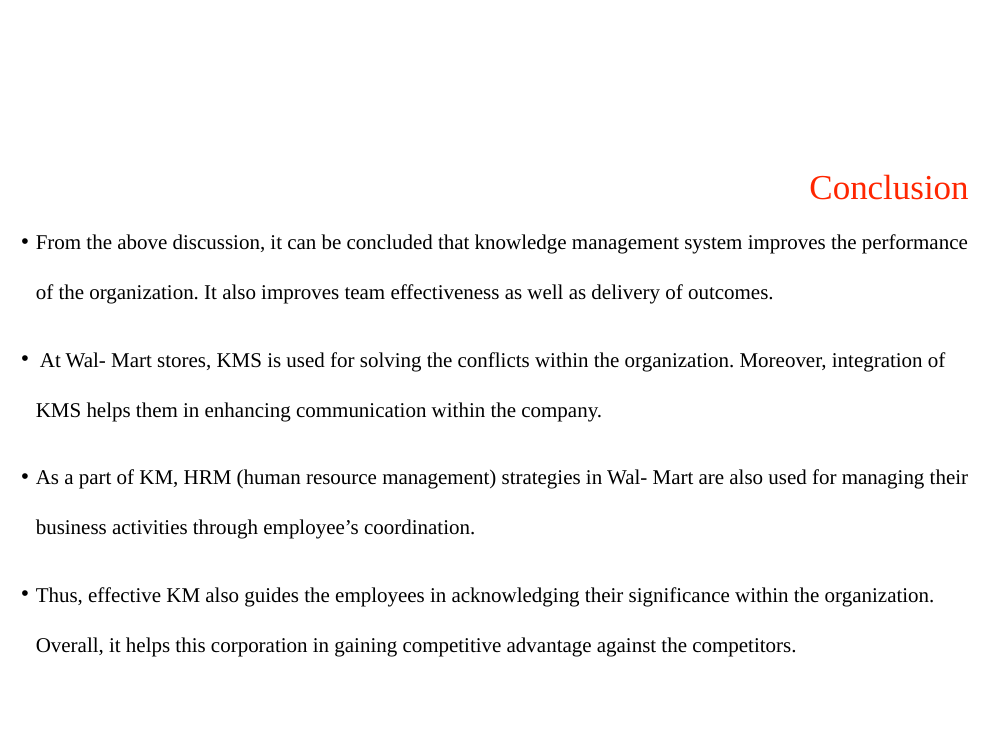
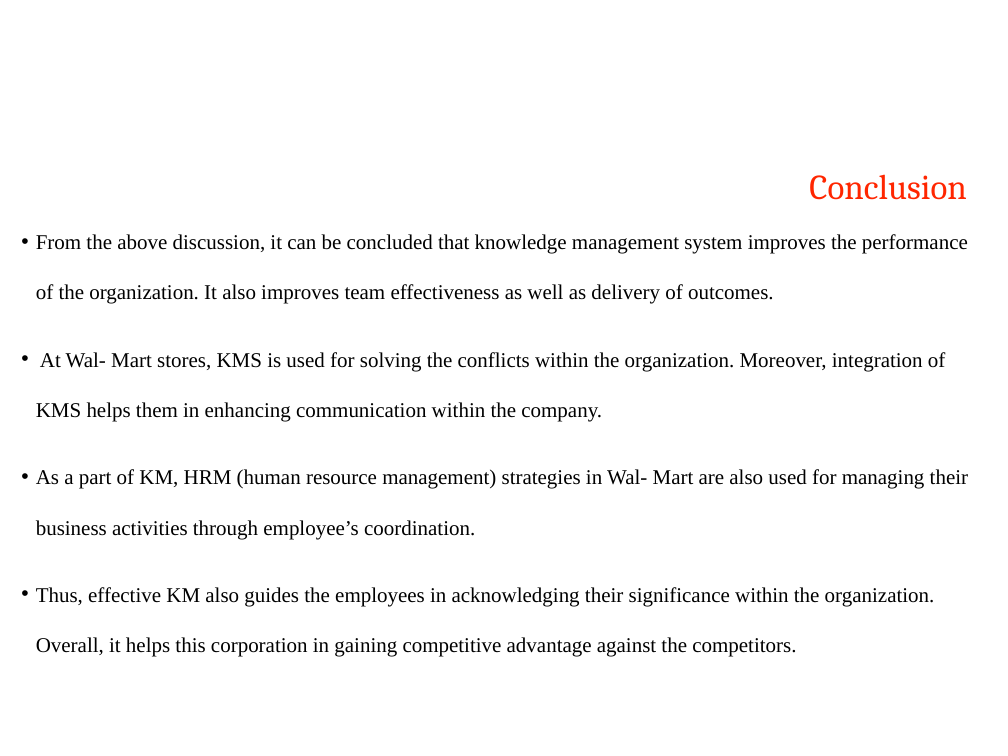
Before and after one commit to asinghania71/KM_PROJECT, a slide deck: slide 12 of kmppt.pptx. Drawn at 1008x756 pixels with LibreOffice and Linux fonts; fonts in the diff are those of the drawing; background and template pictures are left out. Boxes give left, top, right and bottom in pixels: in the first picture for what was removed or moved away, otherwise in the second. Text is boxed around its words. In the diff, an @@ line names an element or a change of style, - is before the commit and + after.

```diff
--- a/kmppt.pptx
+++ b/kmppt.pptx
@@ text "Conclusion" at <box>809,174,966,200</box>: font Times New Roman to Cambria @@
```
Also in this commit, not shown: 8 other slides changed, 1 other file.
